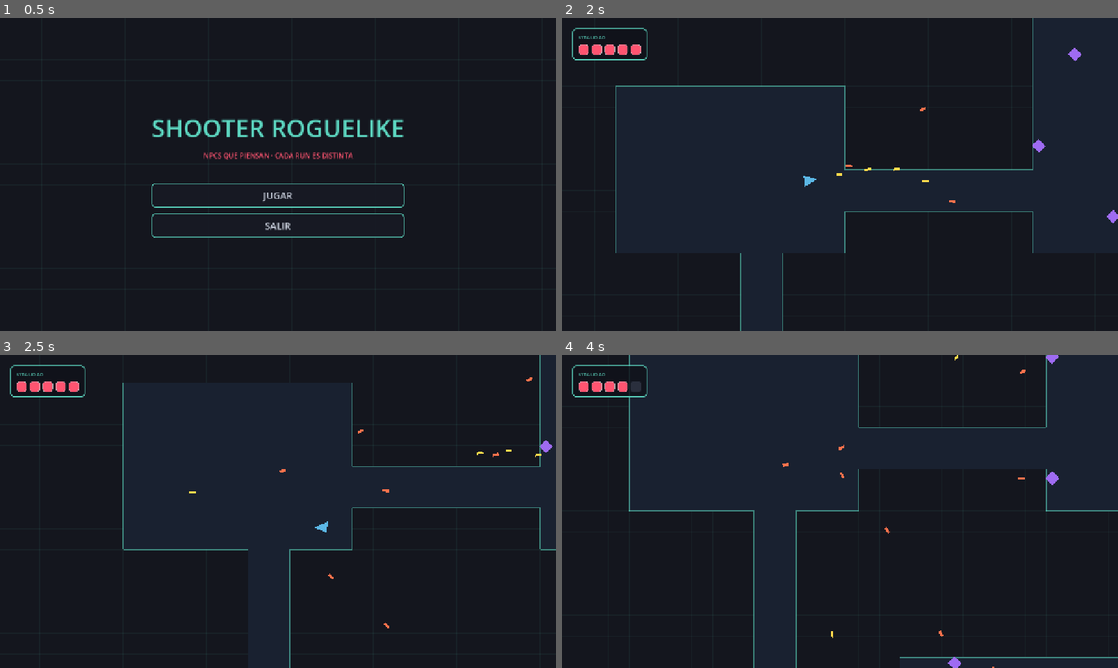
Above: before the commit, frames 1-4 (two rows, left to right).
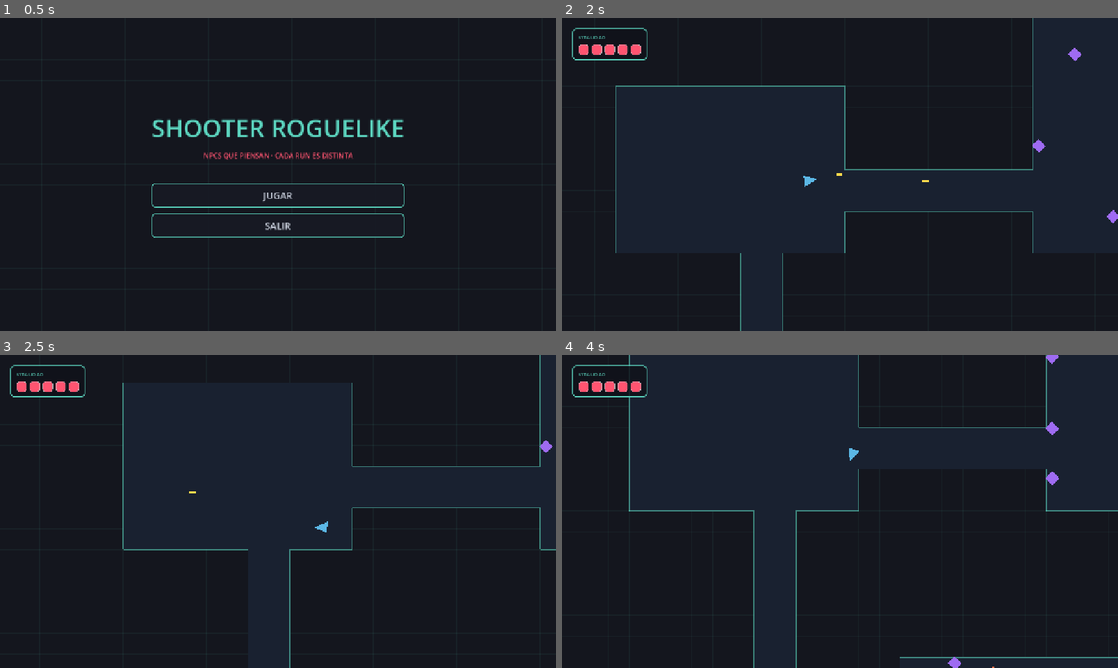
Above: after the commit, the same moments.

Repository: Im-diegollull/Shooter-Roguelike
Game: Godot game, scene res://scenes/ui/MainMenu.tscn
Same seed, same stepped clock (60 frames per second), same inputs: the game is played once before the commit and once after it.
Inputs (mouse positions are in pixels of both pictures, inside the frame that each line leads up to):
- Up to frame 1 (0.5 s): no input
- Up to frame 2 (2 s): click "JUGAR" at 0.5 s; tap Enter at 1.25 s; move the mouse to (962, 158) at 1.27 s; press the mouse at (962, 158) at 1.28 s; hold D (move_right) from 1.28 s (still down)
- Up to frame 3 (2.5 s): move the mouse to (166, 527) at 2.02 s; release D (move_right) at 2.03 s; release the mouse at (166, 527) at 2.03 s; hold S (move_down) from 2.03 s (still down); tap R at 2.1 s
- Up to frame 4 (4 s): move the mouse to (895, 442) at 2.77 s; release S (move_down) at 2.78 s; press the mouse at (895, 442) at 2.78 s; hold D (move_right) 2.78-3.53 s; move the mouse to (812, 574) at 3.52 s; release the mouse at (812, 574) at 3.53 s; hold W (move_up) from 3.53 s (still down); tap R at 3.6 s

Frame 1 is identical in both runs. In frame 2, less than 0.1% of the frame differs, in the area x 51-71%, y 28-60%; in frame 3, less than 0.1%; in frame 4, 0.2%, in the area x 12-90%, y 0-91%.

Commit message:
fix: las balas colisionan con los muros en vez de atravesarlos

Diff:
--- a/scenes/bullets/Bullet.tscn
+++ b/scenes/bullets/Bullet.tscn
@@ -7,7 +7,7 @@
 
 [node name="Bullet" type="Area2D"]
 collision_layer = 4
-collision_mask = 2
+collision_mask = 18
 script = ExtResource("1_bullet")
 
 [node name="Visual" type="Polygon2D" parent="."]
--- a/scenes/bullets/EnemyBullet.tscn
+++ b/scenes/bullets/EnemyBullet.tscn
@@ -7,7 +7,7 @@
 
 [node name="EnemyBullet" type="Area2D"]
 collision_layer = 4
-collision_mask = 1
+collision_mask = 17
 script = ExtResource("1_bullet")
 speed = 340.0
 
